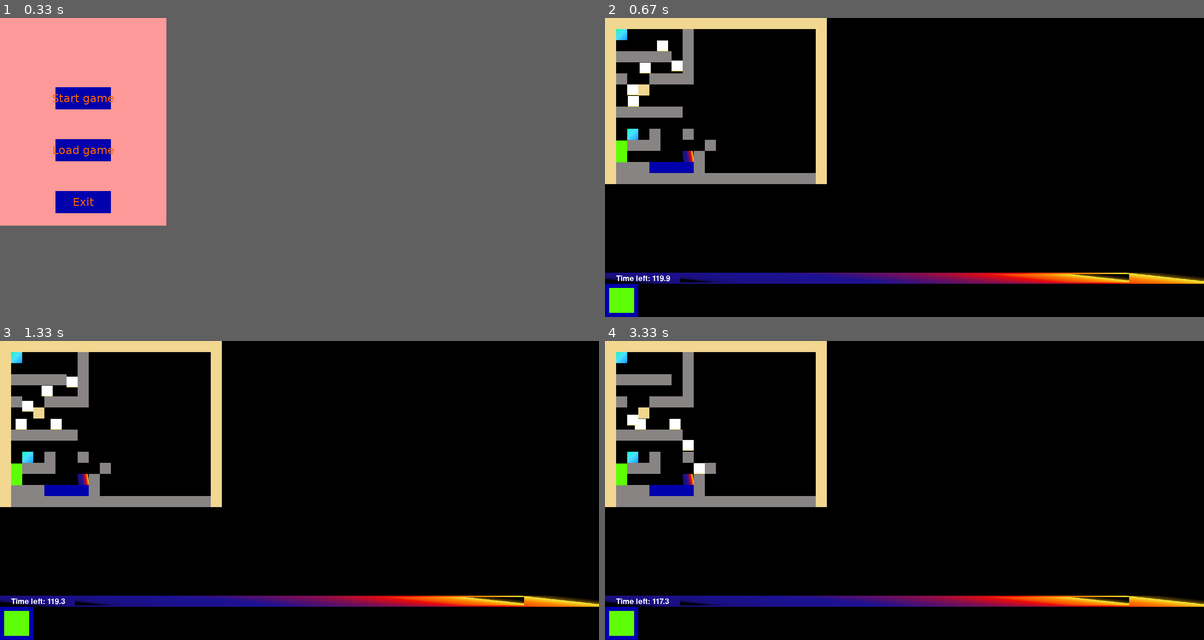
Above: before the commit, frames 1-4 (two rows, left to right).
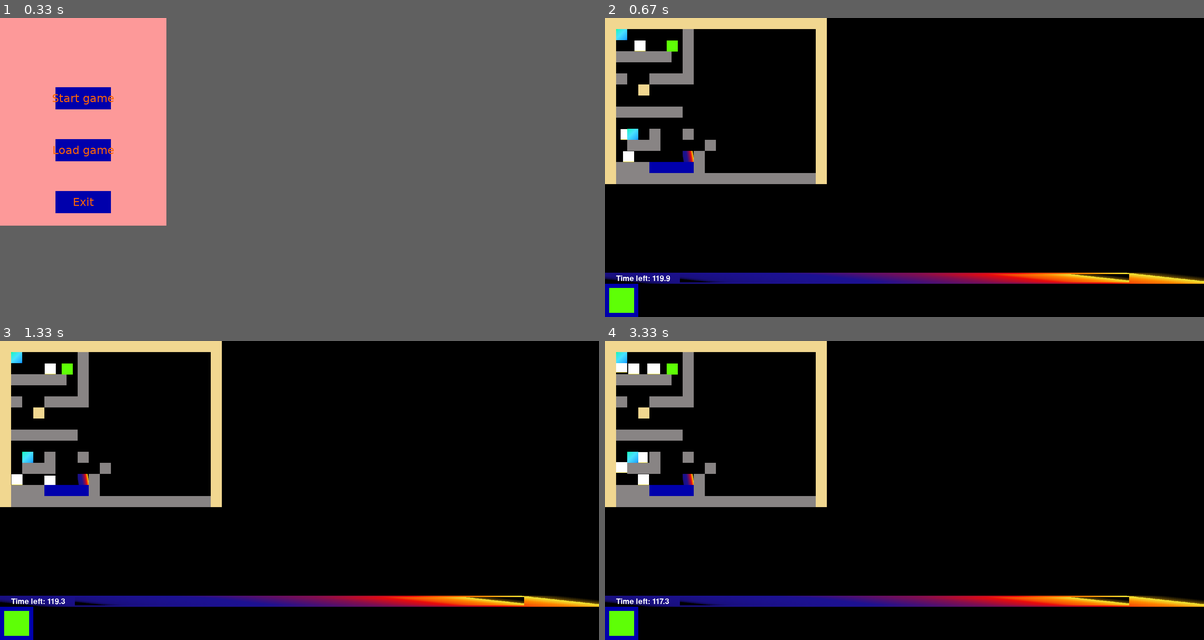
Above: after the commit, the same moments.

Repository: tmakowski/lemmings
Game: pygame game, started from main_menu.py
The game is run twice, just before and just after one commit, with the same random seed, the same clock (stepped at 60 frames per second) and the same inputs.
Inputs (mouse positions are in pixels of both pictures, inside the frame that each line leads up to):
- Up to frame 1 (0.33 s): no input
- Up to frame 2 (0.67 s): press the mouse at (688, 203) at 0.37 s; move the mouse to (688, 173) at 0.47 s; release the mouse at (694, 146) at 0.6 s
- Up to frame 3 (1.33 s): press the mouse at (29, 412) at 0.7 s; move the mouse to (257, 487) at 0.8 s; release the mouse at (491, 562) at 0.93 s
- Up to frame 4 (3.33 s): no input

Frame 1 is identical in both runs. In frame 2, 0.7% of the frame differs, in the area x 1-13%, y 7-49%; in frame 3, 0.7%; in frame 4, 0.9%, in the area x 1-17%, y 7-49%.

Commit message:
level stats saving & loading

Diff:
--- a/functions/level_runner.py
+++ b/functions/level_runner.py
@@ -4,37 +4,38 @@
 import time
 
 import classes.lemmings
-from functions.level_utilities import level_generate, level_import_layout, level_load_save, level_save
+from functions.level_utilities import level_generate, level_import_layout, level_load_save, level_save, level_create
 from global_variables import LEVEL_DEATH_FRAMES, LEVEL_FRAME_TIME
 from classes.objects import LevelInterface
 # from classes.lemmings import *
 
 
-def level_run(lemmings_spawn_number, lemmings_spawn_rate, block_size=None, level_file=None, save_slot=None):
+def level_run(level_slot=None, save_slot=None):
     # Level startup
     pygame.init()
 
     if save_slot is None:
-        level = level_import_layout(level_file)                    # importing level layout
-        objects_dictionarized = level_generate(level, block_size)  # generating objects based on the level visualization
-        objects_dictionarized["Stoppers"] = []
-        lemmings = []  # initializing a list for lemmings if those weren't provided
-        stats = {"Block_size": block_size}
+        lemmings, objects_dictionarized, stats = level_create(level_slot)
+        # level = level_import_layout(level_file)                    # importing level layout
+        # objects_dictionarized = level_generate(level, block_size)# generating objects based on the level visualization
+        # objects_dictionarized["Stoppers"] = []
+        # lemmings = []  # initializing a list for lemmings if those weren't provided
+        # stats = {"Block_size": block_size}
     else:
         lemmings, objects_dictionarized, stats = level_load_save(save_slot)
-        lemmings_spawn_number = 0 # should be read
-        block_size = stats["Block_size"]
 
-    level_width = 54
+    block_size = stats["Block_size"]
+    lemmings_spawn_number = stats["Lemmings_spawn_number"]
+    lemmings_spawn_rate = stats["Lemmings_spawn_rate"]
+
+    level_width = stats["Level_width"]
     level_size = (int(block_size * level_width), int(0.5 * block_size * level_width))
     screen = pygame.display.set_mode(level_size)  # setting screen of the globally set size
     #
     interface = LevelInterface(block_size=block_size, level_size=level_size, class_list=["LemmingStopper"]).ui
-    objects_dictionarized["Buttons"] = interface["Buttons"]
+    # objects_dictionarized["Buttons"] = interface["Buttons"]
 
     method_to_use = None
-    dev_timer = 0
-
     text_font = pygame.font.Font(None, block_size)
     text_color = (255, 255, 255)
 
@@ -46,7 +47,6 @@
 
             if event.type == pygame.MOUSEBUTTONUP:
                 click_position = pygame.mouse.get_pos()
-                clicked = [s for s in lemmings if s.rect.collidepoint(click_position)]
 
                 for button in objects_dictionarized["Buttons"]:
                     if button.rect.collidepoint(click_position):
@@ -60,8 +60,7 @@
                         if lem.rect.collidepoint(click_position):
                             lemmings.append(method_to_use(lemming_arg=lem, objects_dictionarized=objects_dictionarized))
                             method_to_use = None
-                            level_save(5, lemmings, objects_dictionarized, stats)
-                            print(interface)
+                            level_save(3, lemmings, objects_dictionarized, stats)
                             # charges -= 1
                             # wyłączyć efekt kliknięcia
                             break
@@ -121,11 +120,3 @@
         dt = interface["Clock"].tick(1 / LEVEL_FRAME_TIME) / 1000
         interface["Timer"] -= dt
         time.sleep(LEVEL_FRAME_TIME)
-
-
-        # dev_timer += 1
-        # if lemmings == [] and dev_timer > lemmings_spawn_rate:
-        #     for obj_exit in objects_dictionarized["Exit"]:
-        #         print("Uwaga, uwaga, tyle lemingów wyszło:", obj_exit.lemming_exit_number)
-        #     exec(open("./main_menu.py").read())
-        #     sys.exit()
--- a/functions/level_utilities.py
+++ b/functions/level_utilities.py
@@ -3,7 +3,8 @@
 """
 import classes.objects
 from classes.lemmings import Lemming
-from global_variables import OBJECT_DICT, SAVE_PATH, SAVE_LEMMINGS, SAVE_OBJECTS, SAVE_STATS
+from global_variables import OBJECT_DICT, SAVE_PATH, SAVE_LEMMINGS, SAVE_OBJECTS, SAVE_STATS, LEVEL_PATH, LEVEL_LAYOUT,\
+    INTERFACE_BAR, CLASS_TO_GRAPHICS_DICT
 
 code_to_class_dict = dict([
     (code, getattr(classes.objects, class_name))
@@ -47,6 +48,7 @@
     objects_dictionarized = {}
     for class_name in OBJECT_DICT.values():
         objects_dictionarized[class_name] = [obj for obj in objects if obj.__class__.__name__ == class_name]
+    objects_dictionarized["Stoppers"] = []
     return objects_dictionarized
 
 
@@ -133,6 +135,8 @@
     objects_dictionarized = level_load_objects(SAVE_OBJECTS, block_size, path)
     lemmings = level_load_lemmings(SAVE_LEMMINGS, block_size, objects_dictionarized, path)
 
+    objects_dictionarized = level_interface(stats, objects_dictionarized)
+
     return lemmings, objects_dictionarized, stats
 
 
@@ -151,3 +155,39 @@
 
     with open(path + SAVE_STATS, "w") as f:
         print(stats, file=f)
+
+
+def level_interface(stats, objects_dictionarized):
+    block_size = stats["Block_size"]
+    ui_height = stats["Ui_height"]
+    ui_start = (0.5 * stats["Level_width"] - ui_height) * block_size
+
+    objects_dictionarized["Buttons"] = [
+        classes.objects.LevelInterfaceButton(position_x=0, position_y=(ui_start - block_size),
+                                             block_size=block_size, img=INTERFACE_BAR,
+                                             length_x=stats["Level_width"], length_y=1)]
+
+    offset_x = 0
+    for class_name in stats["Class_list"]:
+        objects_dictionarized["Buttons"].append(
+            classes.objects.LevelInterfaceButton(position_x=offset_x * ui_height * (block_size + 1),
+                                                 position_y=ui_start, block_size=block_size,
+                                                 length_x=ui_height, length_y=ui_height, class_name_arg=class_name,
+                                                 img2=CLASS_TO_GRAPHICS_DICT[class_name]))
+        offset_x += 1
+    return objects_dictionarized
+
+
+def level_create(level_slot, path=None):
+    if path is None:
+        path = LEVEL_PATH + str(level_slot) + "/"
+
+    level = level_import_layout(path + LEVEL_LAYOUT)
+
+    stats = level_load_stats(SAVE_STATS, path)
+    objects_dictionarized = level_generate(level, stats["Block_size"])
+    lemmings = []
+
+    objects_dictionarized = level_interface(stats, objects_dictionarized)
+
+    return lemmings, objects_dictionarized, stats
--- a/global_variables.py
+++ b/global_variables.py
@@ -32,6 +32,9 @@
 SAVE_OBJECTS = "objects.txt"
 SAVE_STATS = "stats.txt"
 
+LEVEL_PATH = "./levels/level"
+LEVEL_LAYOUT = "level.txt"
+
 INTERFACE_BAR = "graphics/exit.png"
 CLASS_TO_GRAPHICS_DICT = {
     "LemmingStopper": LEMMING_GRAPHICS_STOPPER}
--- /dev/null
+++ b/levels/level1/stats.txt
@@ -0,0 +1 @@
+{"Block_size": 32, "Level_width": 54, "Ui_height": 3, "Lemmings_spawn_number": 5, "Lemmings_spawn_rate": 100, "Class_list": ["LemmingStopper"]}
--- a/main_menu.py
+++ b/main_menu.py
@@ -27,7 +27,7 @@
 
 # Packing the buttons to a list and craeting dictionary for their uses
 # buttons = [button_start, button_exit]
-button_to_action_dict = {button_start: level_run, button_load: [level_run, 5], button_exit: sys.exit}
+button_to_action_dict = {button_start: level_run, button_load: [level_run, 3], button_exit: sys.exit}
 for button in button_to_action_dict.keys():
     button.center(width)
 
@@ -51,11 +51,9 @@
                 if button.rect.collidepoint(click_pos):
 
                     if button == button_start:
-                        button_to_action_dict[button](lemmings_spawn_number, lemmings_spawn_rate, block_size,
-                                                      level_file="./level.txt")
+                        button_to_action_dict[button](level_slot=1)
                     elif button == button_load:
-                        button_to_action_dict[button][0](lemmings_spawn_number, lemmings_spawn_rate,
-                                                         save_slot=button_to_action_dict[button][1])
+                        button_to_action_dict[button][0](save_slot=button_to_action_dict[button][1])
                     else:
                         button_to_action_dict[button]()
 
--- /dev/null
+++ b/saves/save3/lemmings.txt
@@ -0,0 +1,5 @@
+['Lemming', (178, 65), "{'image_name': 'graphics/lemming2.png', 'dirX': 1, 'dirY': 0, 'fall': 0, 'dead': 0, 'remove': 1, 'speed': 1, 'unstuck': 0}"]
+['Lemming', (46, 385), "{'image_name': 'graphics/lemming2.png', 'dirX': 1, 'dirY': 0, 'fall': 0, 'dead': 0, 'remove': 0, 'speed': 1, 'unstuck': 0}"]
+['Lemming', (78, 65), "{'image_name': 'graphics/lemming2.png', 'dirX': 1, 'dirY': 0, 'fall': 0, 'dead': 0, 'remove': 0, 'speed': 1, 'unstuck': 0}"]
+['Lemming', (52, 321), "{'image_name': 'graphics/lemming2.png', 'dirX': -1, 'dirY': 0, 'fall': 0, 'dead': 0, 'remove': 0, 'speed': 1, 'unstuck': 0}"]
+['LemmingStopper', (178, 65), "{'image_name': 'graphics/lemming_stopper.png', 'dirX': 0, 'dirY': 0, 'fall': 0, 'dead': 0, 'remove': 0, 'speed': 1, 'unstuck': 0}"]
--- /dev/null
+++ b/saves/save3/objects.txt
@@ -0,0 +1,107 @@
+['Floor', (224, 32), "{'image_name': 'graphics/floor.png', 'length_x': 1, 'length_y': 1}"]
+['Floor', (224, 64), "{'image_name': 'graphics/floor.png', 'length_x': 1, 'length_y': 1}"]
+['Floor', (32, 96), "{'image_name': 'graphics/floor.png', 'length_x': 1, 'length_y': 1}"]
+['Floor', (64, 96), "{'image_name': 'graphics/floor.png', 'length_x': 1, 'length_y': 1}"]
+['Floor', (96, 96), "{'image_name': 'graphics/floor.png', 'length_x': 1, 'length_y': 1}"]
+['Floor', (128, 96), "{'image_name': 'graphics/floor.png', 'length_x': 1, 'length_y': 1}"]
+['Floor', (160, 96), "{'image_name': 'graphics/floor.png', 'length_x': 1, 'length_y': 1}"]
+['Floor', (224, 96), "{'image_name': 'graphics/floor.png', 'length_x': 1, 'length_y': 1}"]
+['Floor', (224, 128), "{'image_name': 'graphics/floor.png', 'length_x': 1, 'length_y': 1}"]
+['Floor', (32, 160), "{'image_name': 'graphics/floor.png', 'length_x': 1, 'length_y': 1}"]
+['Floor', (128, 160), "{'image_name': 'graphics/floor.png', 'length_x': 1, 'length_y': 1}"]
+['Floor', (160, 160), "{'image_name': 'graphics/floor.png', 'length_x': 1, 'length_y': 1}"]
+['Floor', (192, 160), "{'image_name': 'graphics/floor.png', 'length_x': 1, 'length_y': 1}"]
+['Floor', (224, 160), "{'image_name': 'graphics/floor.png', 'length_x': 1, 'length_y': 1}"]
+['Floor', (32, 256), "{'image_name': 'graphics/floor.png', 'length_x': 1, 'length_y': 1}"]
+['Floor', (64, 256), "{'image_name': 'graphics/floor.png', 'length_x': 1, 'length_y': 1}"]
+['Floor', (96, 256), "{'image_name': 'graphics/floor.png', 'length_x': 1, 'length_y': 1}"]
+['Floor', (128, 256), "{'image_name': 'graphics/floor.png', 'length_x': 1, 'length_y': 1}"]
+['Floor', (160, 256), "{'image_name': 'graphics/floor.png', 'length_x': 1, 'length_y': 1}"]
+['Floor', (192, 256), "{'image_name': 'graphics/floor.png', 'length_x': 1, 'length_y': 1}"]
+['Floor', (128, 320), "{'image_name': 'graphics/floor.png', 'length_x': 1, 'length_y': 1}"]
+['Floor', (224, 320), "{'image_name': 'graphics/floor.png', 'length_x': 1, 'length_y': 1}"]
+['Floor', (64, 352), "{'image_name': 'graphics/floor.png', 'length_x': 1, 'length_y': 1}"]
+['Floor', (96, 352), "{'image_name': 'graphics/floor.png', 'length_x': 1, 'length_y': 1}"]
+['Floor', (128, 352), "{'image_name': 'graphics/floor.png', 'length_x': 1, 'length_y': 1}"]
+['Floor', (288, 352), "{'image_name': 'graphics/floor.png', 'length_x': 1, 'length_y': 1}"]
+['Floor', (256, 384), "{'image_name': 'graphics/floor.png', 'length_x': 1, 'length_y': 1}"]
+['Floor', (32, 416), "{'image_name': 'graphics/floor.png', 'length_x': 1, 'length_y': 1}"]
+['Floor', (64, 416), "{'image_name': 'graphics/floor.png', 'length_x': 1, 'length_y': 1}"]
+['Floor', (96, 416), "{'image_name': 'graphics/floor.png', 'length_x': 1, 'length_y': 1}"]
+['Floor', (256, 416), "{'image_name': 'graphics/floor.png', 'length_x': 1, 'length_y': 1}"]
+['Floor', (32, 448), "{'image_name': 'graphics/floor.png', 'length_x': 1, 'length_y': 1}"]
+['Floor', (64, 448), "{'image_name': 'graphics/floor.png', 'length_x': 1, 'length_y': 1}"]
+['Floor', (96, 448), "{'image_name': 'graphics/floor.png', 'length_x': 1, 'length_y': 1}"]
+['Floor', (128, 448), "{'image_name': 'graphics/floor.png', 'length_x': 1, 'length_y': 1}"]
+['Floor', (160, 448), "{'image_name': 'graphics/floor.png', 'length_x': 1, 'length_y': 1}"]
+['Floor', (192, 448), "{'image_name': 'graphics/floor.png', 'length_x': 1, 'length_y': 1}"]
+['Floor', (224, 448), "{'image_name': 'graphics/floor.png', 'length_x': 1, 'length_y': 1}"]
+['Floor', (256, 448), "{'image_name': 'graphics/floor.png', 'length_x': 1, 'length_y': 1}"]
+['Floor', (288, 448), "{'image_name': 'graphics/floor.png', 'length_x': 1, 'length_y': 1}"]
+['Floor', (320, 448), "{'image_name': 'graphics/floor.png', 'length_x': 1, 'length_y': 1}"]
+['Floor', (352, 448), "{'image_name': 'graphics/floor.png', 'length_x': 1, 'length_y': 1}"]
+['Floor', (384, 448), "{'image_name': 'graphics/floor.png', 'length_x': 1, 'length_y': 1}"]
+['Floor', (416, 448), "{'image_name': 'graphics/floor.png', 'length_x': 1, 'length_y': 1}"]
+['Floor', (448, 448), "{'image_name': 'graphics/floor.png', 'length_x': 1, 'length_y': 1}"]
+['Floor', (480, 448), "{'image_name': 'graphics/floor.png', 'length_x': 1, 'length_y': 1}"]
+['Floor', (512, 448), "{'image_name': 'graphics/floor.png', 'length_x': 1, 'length_y': 1}"]
+['Floor', (544, 448), "{'image_name': 'graphics/floor.png', 'length_x': 1, 'length_y': 1}"]
+['Floor', (576, 448), "{'image_name': 'graphics/floor.png', 'length_x': 1, 'length_y': 1}"]
+['Wall', (0, 0), "{'image_name': 'graphics/wall.png', 'length_x': 1, 'length_y': 1}"]
+['Wall', (32, 0), "{'image_name': 'graphics/wall.png', 'length_x': 1, 'length_y': 1}"]
+['Wall', (64, 0), "{'image_name': 'graphics/wall.png', 'length_x': 1, 'length_y': 1}"]
+['Wall', (96, 0), "{'image_name': 'graphics/wall.png', 'length_x': 1, 'length_y': 1}"]
+['Wall', (128, 0), "{'image_name': 'graphics/wall.png', 'length_x': 1, 'length_y': 1}"]
+['Wall', (160, 0), "{'image_name': 'graphics/wall.png', 'length_x': 1, 'length_y': 1}"]
+['Wall', (192, 0), "{'image_name': 'graphics/wall.png', 'length_x': 1, 'length_y': 1}"]
+['Wall', (224, 0), "{'image_name': 'graphics/wall.png', 'length_x': 1, 'length_y': 1}"]
+['Wall', (256, 0), "{'image_name': 'graphics/wall.png', 'length_x': 1, 'length_y': 1}"]
+['Wall', (288, 0), "{'image_name': 'graphics/wall.png', 'length_x': 1, 'length_y': 1}"]
+['Wall', (320, 0), "{'image_name': 'graphics/wall.png', 'length_x': 1, 'length_y': 1}"]
+['Wall', (352, 0), "{'image_name': 'graphics/wall.png', 'length_x': 1, 'length_y': 1}"]
+['Wall', (384, 0), "{'image_name': 'graphics/wall.png', 'length_x': 1, 'length_y': 1}"]
+['Wall', (416, 0), "{'image_name': 'graphics/wall.png', 'length_x': 1, 'length_y': 1}"]
+['Wall', (448, 0), "{'image_name': 'graphics/wall.png', 'length_x': 1, 'length_y': 1}"]
+['Wall', (480, 0), "{'image_name': 'graphics/wall.png', 'length_x': 1, 'length_y': 1}"]
+['Wall', (512, 0), "{'image_name': 'graphics/wall.png', 'length_x': 1, 'length_y': 1}"]
+['Wall', (544, 0), "{'image_name': 'graphics/wall.png', 'length_x': 1, 'length_y': 1}"]
+['Wall', (576, 0), "{'image_name': 'graphics/wall.png', 'length_x': 1, 'length_y': 1}"]
+['Wall', (608, 0), "{'image_name': 'graphics/wall.png', 'length_x': 1, 'length_y': 1}"]
+['Wall', (0, 32), "{'image_name': 'graphics/wall.png', 'length_x': 1, 'length_y': 1}"]
+['Wall', (608, 32), "{'image_name': 'graphics/wall.png', 'length_x': 1, 'length_y': 1}"]
+['Wall', (0, 64), "{'image_name': 'graphics/wall.png', 'length_x': 1, 'length_y': 1}"]
+['Wall', (608, 64), "{'image_name': 'graphics/wall.png', 'length_x': 1, 'length_y': 1}"]
+['Wall', (0, 96), "{'image_name': 'graphics/wall.png', 'length_x': 1, 'length_y': 1}"]
+['Wall', (608, 96), "{'image_name': 'graphics/wall.png', 'length_x': 1, 'length_y': 1}"]
+['Wall', (0, 128), "{'image_name': 'graphics/wall.png', 'length_x': 1, 'length_y': 1}"]
+['Wall', (608, 128), "{'image_name': 'graphics/wall.png', 'length_x': 1, 'length_y': 1}"]
+['Wall', (0, 160), "{'image_name': 'graphics/wall.png', 'length_x': 1, 'length_y': 1}"]
+['Wall', (608, 160), "{'image_name': 'graphics/wall.png', 'length_x': 1, 'length_y': 1}"]
+['Wall', (0, 192), "{'image_name': 'graphics/wall.png', 'length_x': 1, 'length_y': 1}"]
+['Wall', (96, 192), "{'image_name': 'graphics/wall.png', 'length_x': 1, 'length_y': 1}"]
+['Wall', (608, 192), "{'image_name': 'graphics/wall.png', 'length_x': 1, 'length_y': 1}"]
+['Wall', (0, 224), "{'image_name': 'graphics/wall.png', 'length_x': 1, 'length_y': 1}"]
+['Wall', (608, 224), "{'image_name': 'graphics/wall.png', 'length_x': 1, 'length_y': 1}"]
+['Wall', (0, 256), "{'image_name': 'graphics/wall.png', 'length_x': 1, 'length_y': 1}"]
+['Wall', (608, 256), "{'image_name': 'graphics/wall.png', 'length_x': 1, 'length_y': 1}"]
+['Wall', (0, 288), "{'image_name': 'graphics/wall.png', 'length_x': 1, 'length_y': 1}"]
+['Wall', (608, 288), "{'image_name': 'graphics/wall.png', 'length_x': 1, 'length_y': 1}"]
+['Wall', (0, 320), "{'image_name': 'graphics/wall.png', 'length_x': 1, 'length_y': 1}"]
+['Wall', (608, 320), "{'image_name': 'graphics/wall.png', 'length_x': 1, 'length_y': 1}"]
+['Wall', (0, 352), "{'image_name': 'graphics/wall.png', 'length_x': 1, 'length_y': 1}"]
+['Wall', (608, 352), "{'image_name': 'graphics/wall.png', 'length_x': 1, 'length_y': 1}"]
+['Wall', (0, 384), "{'image_name': 'graphics/wall.png', 'length_x': 1, 'length_y': 1}"]
+['Wall', (608, 384), "{'image_name': 'graphics/wall.png', 'length_x': 1, 'length_y': 1}"]
+['Wall', (0, 416), "{'image_name': 'graphics/wall.png', 'length_x': 1, 'length_y': 1}"]
+['Wall', (608, 416), "{'image_name': 'graphics/wall.png', 'length_x': 1, 'length_y': 1}"]
+['Wall', (0, 448), "{'image_name': 'graphics/wall.png', 'length_x': 1, 'length_y': 1}"]
+['Wall', (608, 448), "{'image_name': 'graphics/wall.png', 'length_x': 1, 'length_y': 1}"]
+['Entrance', (32, 32), "{'image_name': 'graphics/entrance.png', 'length_x': 1, 'length_y': 1, 'spawn_timer': 78, 'spawn_counter': 2}"]
+['Entrance', (64, 320), "{'image_name': 'graphics/entrance.png', 'length_x': 1, 'length_y': 1, 'spawn_timer': 78, 'spawn_counter': 2}"]
+['Exit', (224, 384), "{'image_name': 'graphics/exit.png', 'length_x': 1, 'length_y': 1, 'lemming_exit_number': 0}"]
+['Water', (128, 416), "{'image_name': 'graphics/water.png', 'length_x': 1, 'length_y': 1}"]
+['Water', (160, 416), "{'image_name': 'graphics/water.png', 'length_x': 1, 'length_y': 1}"]
+['Water', (192, 416), "{'image_name': 'graphics/water.png', 'length_x': 1, 'length_y': 1}"]
+['Water', (224, 416), "{'image_name': 'graphics/water.png', 'length_x': 1, 'length_y': 1}"]
+['LevelInterfaceButton', (0, 736), "{'image_name': 'graphics/exit.png', 'length_x': 54, 'length_y': 1, 'class_name': None, 'image_name2': 'graphics/exit.png'}"]
+['LevelInterfaceButton', (0, 768), "{'image_name': 'graphics/water.png', 'length_x': 3, 'length_y': 3, 'class_name': 'LemmingStopper', 'image_name2': 'graphics/lemming_stopper.png'}"]
--- /dev/null
+++ b/saves/save3/stats.txt
@@ -0,0 +1 @@
+{'Block_size': 32, 'Level_width': 54, 'Ui_height': 3, 'Lemmings_spawn_number': 5, 'Lemmings_spawn_rate': 100, 'Class_list': ['LemmingStopper']}
Renamed: level.txt -> levels/level1/level.txt
